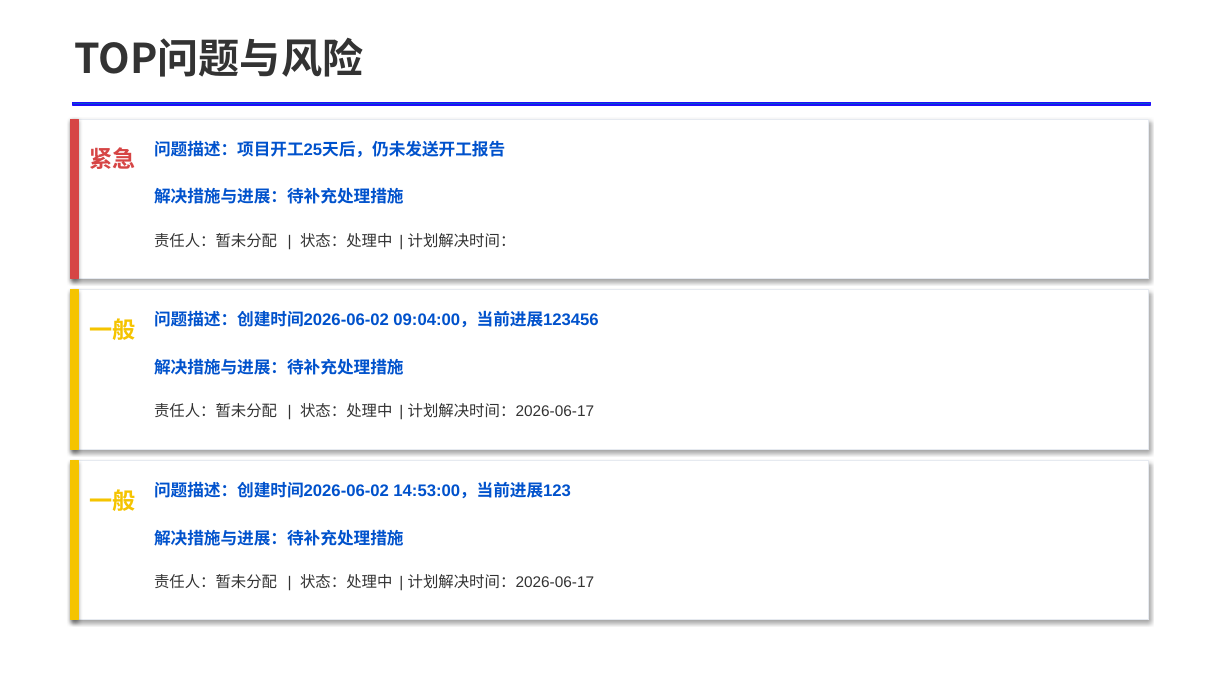
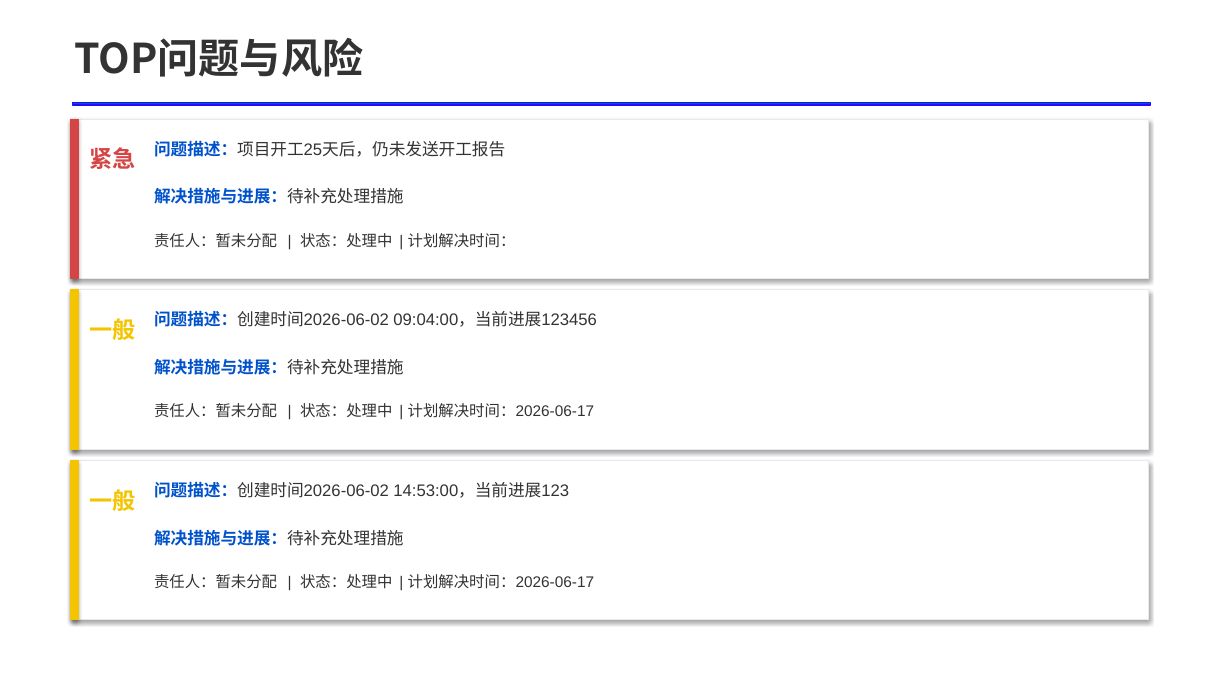
Before and after one commit to SanChiaki/report_generator, a slide deck: slide 6 of examples/italy_progress_report/preview_replace_report.pptx. Drawn at 1232x693 pixels with LibreOffice and Linux fonts; fonts in the diff are those of the drawing. Boxes give left, top, right and bottom in pixels: in the first picture for what was removed or moved away, otherwise in the second. Text is boxed around its words. In the diff, an @@ line names an element or a change of style, - is before the commit and + after.

```diff
--- a/examples/italy_progress_report/preview_replace_report.pptx
+++ b/examples/italy_progress_report/preview_replace_report.pptx
@@ text "问题描述：项目开工25天后，仍未发送开工报告" at box(154, 140, 505, 157): text colour #0052CC to #333333, bold off in "问题描述：项目开工25天后，仍未发送开工报告" @@
@@ text "问题描述：创建时间2026-06-02 09:04:00，当前进展123456" at box(154, 310, 596, 327): text colour #0052CC to #333333, bold off in "问题描述：创建时间2026-06-02 09:04:00，当前进展123456" @@
@@ text "问题描述：创建时间2026-06-02 14:53:00，当前进展123" at box(154, 481, 569, 498): text colour #0052CC to #333333, bold off in "问题描述：创建时间2026-06-02 14:53:00，当前进展123" @@
@@ text colour #0052CC to #333333, bold off in "解决措施与进展：待补充处理措施" in 3 elements at box(154, 187, 404, 204), box(154, 358, 404, 375), box(154, 529, 404, 546) @@
```
Also in this commit, not shown: 3 other slides changed, 7 other files.
